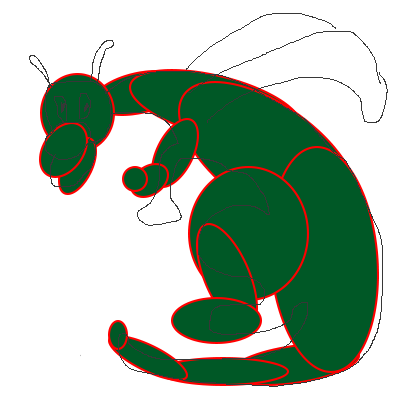
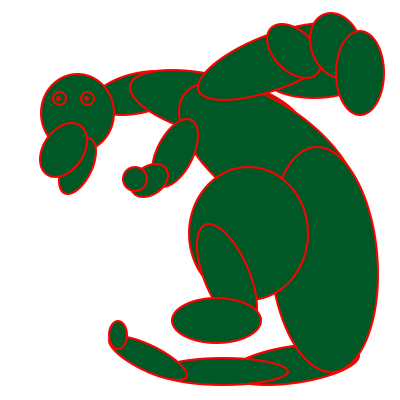
Layered file, before and after one edit (w=400, h=400). Changes by layer:
hid "sketch" over [29, 13, 388, 387]
added layer "left pupil" in group "eyes" over [56, 96, 61, 101]
added layer "left eye" in group "eyes" over [52, 91, 67, 106]
added layer "right pupil" in group "eyes" over [84, 96, 89, 101]
added layer "right eye" in group "eyes" over [80, 91, 95, 106]
added group "forewing" with 5 layers in group "wings" over [197, 12, 385, 116]
added layer "Ellipse 15" in group "forewing" over [335, 30, 385, 116]
added layer "Ellipse 14" in group "forewing" over [309, 12, 363, 79]
added layer "Ellipse 13" in group "forewing" over [266, 23, 322, 79]
added layer "Ellipse 12" in group "forewing" over [197, 22, 352, 101]
added layer "Ellipse 16" in group "forewing" over [265, 59, 363, 99]
